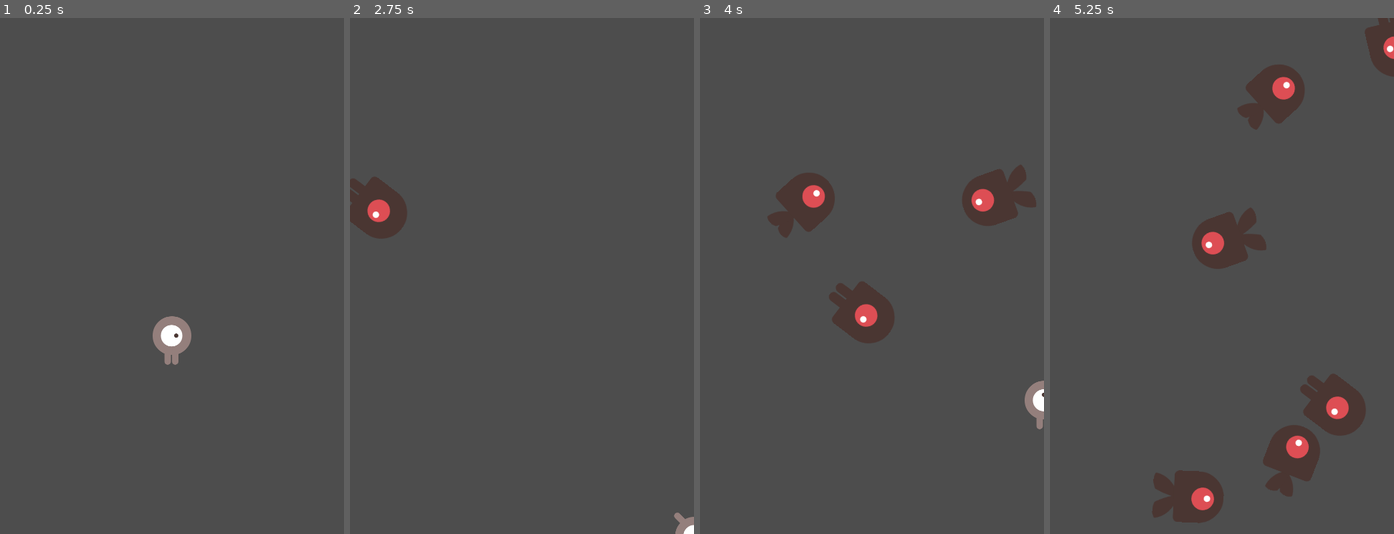
Above: before the commit, frames 1-4 (left to right).
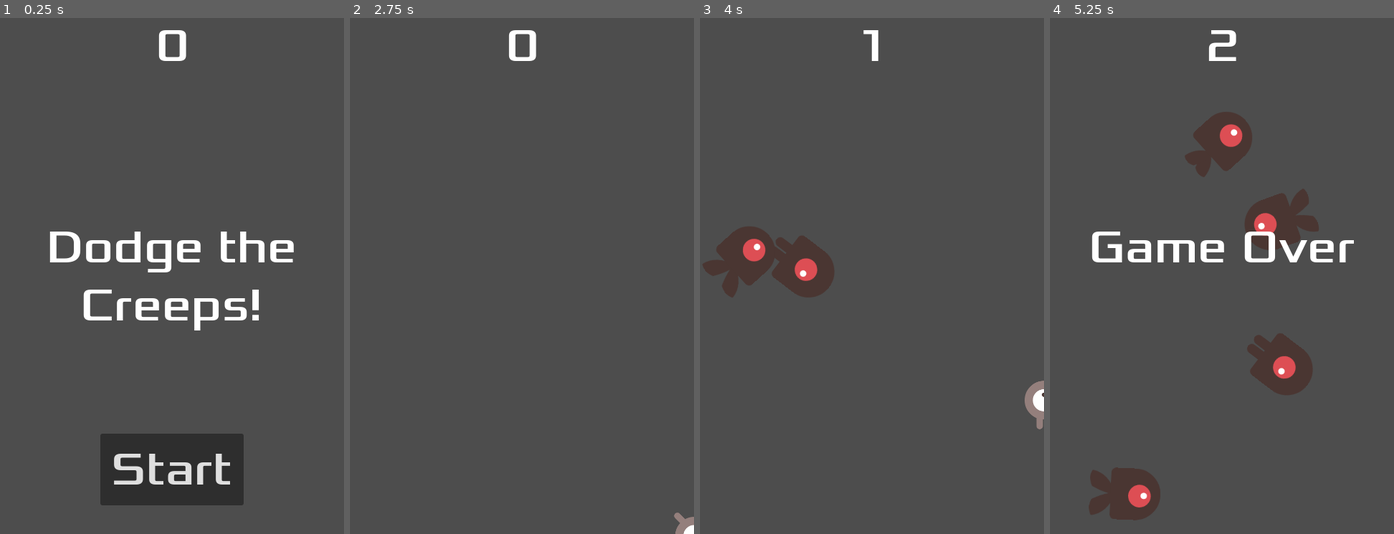
Above: after the commit, the same moments.

Repository: Yabby1997/MyFirst2DGame
Game: Godot game, scene res://Scenes/Main.tscn
The game is run twice, just before and just after one commit, with the same random seed, the same clock (stepped at 60 frames per second) and the same inputs.
Inputs (mouse positions are in pixels of both pictures, inside the frame that each line leads up to):
- Up to frame 1 (0.25 s): no input
- Up to frame 2 (2.75 s): click (522, 472) at 0.5 s, where only the run after the commit has a clickable "Start"; tap Enter at 1.25 s; hold Right (move_right) 1.28-2.03 s; hold Down (move_down) from 2.03 s (still down)
- Up to frame 3 (4 s): release Down (move_down) at 2.78 s; hold Right (move_right) 2.78-3.53 s; hold Up (move_up) from 3.53 s (still down)
- Up to frame 4 (5.25 s): release Up (move_up) at 4.28 s; hold Left (move_left) from 4.28 s (still down)

The runs differ from the first frame. In frame 1, 9.7% of the frame differs, in the area x 14-86%, y 2-95%; in frame 2, 1.8%; in frame 3, 7.9%; in frame 4, 16%, in the area x 11-100%, y 0-98%.

Commit message:
Intergrate Main with UI and Player

Diff:
--- a/Scenes/Main.tscn
+++ b/Scenes/Main.tscn
@@ -1,8 +1,9 @@
-[gd_scene load_steps=5 format=3 uid="uid://bkcmw7t0tedx5"]
+[gd_scene load_steps=6 format=3 uid="uid://bkcmw7t0tedx5"]
 
 [ext_resource type="Script" path="res://Scripts/Main.gd" id="1_vepve"]
 [ext_resource type="PackedScene" uid="uid://clxetglisfcxw" path="res://Scenes/Mob.tscn" id="2_i6iqi"]
 [ext_resource type="PackedScene" uid="uid://b03rh7bmpdulk" path="res://Scenes/Player.tscn" id="3_2eq4l"]
+[ext_resource type="PackedScene" uid="uid://davfpows52pj1" path="res://Scenes/UI.tscn" id="4_dokva"]
 
 [sub_resource type="Curve2D" id="Curve2D_saqcp"]
 _data = {
@@ -15,6 +16,8 @@
 mob_scene = ExtResource("2_i6iqi")
 
 [node name="Player" parent="." instance=ExtResource("3_2eq4l")]
+
+[node name="UI" parent="." instance=ExtResource("4_dokva")]
 
 [node name="MobTimer" type="Timer" parent="."]
 wait_time = 0.5
@@ -35,6 +38,7 @@
 position = Vector2(-0.0860596, 0)
 
 [connection signal="hit" from="Player" to="." method="_on_player_hit"]
+[connection signal="start_game" from="UI" to="." method="_on_ui_start_game"]
 [connection signal="timeout" from="MobTimer" to="." method="_on_mob_timer_timeout"]
 [connection signal="timeout" from="ScoreTimer" to="." method="_on_score_timer_timeout"]
 [connection signal="timeout" from="StartTimer" to="." method="_on_start_timer_timeout"]
--- a/Scenes/Mob.tscn
+++ b/Scenes/Mob.tscn
@@ -48,7 +48,7 @@
 radius = 36.0
 height = 100.0
 
-[node name="Mob" type="RigidBody2D"]
+[node name="Mob" type="RigidBody2D" groups=["mobs"]]
 collision_mask = 0
 gravity_scale = 0.0
 script = ExtResource("1_imnqc")
--- a/Scenes/Player.tscn
+++ b/Scenes/Player.tscn
@@ -36,6 +36,7 @@
 height = 68.0
 
 [node name="Player" type="Area2D"]
+visible = false
 script = ExtResource("1_yyjir")
 metadata/_edit_group_ = true
 
--- /dev/null
+++ b/Scenes/UI.tscn
@@ -0,0 +1,60 @@
+[gd_scene load_steps=3 format=3 uid="uid://davfpows52pj1"]
+
+[ext_resource type="Script" path="res://Scripts/UI.gd" id="1_bbrac"]
+[ext_resource type="FontFile" uid="uid://dkbn2o374538r" path="res://fonts/Xolonium-Regular.ttf" id="2_8kd3w"]
+
+[node name="UI" type="CanvasLayer"]
+script = ExtResource("1_bbrac")
+
+[node name="ScoreLabel" type="Label" parent="."]
+anchors_preset = 5
+anchor_left = 0.5
+anchor_right = 0.5
+offset_left = -22.5
+offset_right = 22.5
+offset_bottom = 78.0
+grow_horizontal = 2
+theme_override_fonts/font = ExtResource("2_8kd3w")
+theme_override_font_sizes/font_size = 64
+text = "0"
+
+[node name="MessageTimer" type="Timer" parent="."]
+wait_time = 2.0
+one_shot = true
+
+[node name="MessageLabel" type="Label" parent="."]
+anchors_preset = 8
+anchor_left = 0.5
+anchor_top = 0.5
+anchor_right = 0.5
+anchor_bottom = 0.5
+offset_left = -240.0
+offset_top = -79.5
+offset_right = 240.0
+offset_bottom = 79.5
+grow_horizontal = 2
+grow_vertical = 2
+theme_override_fonts/font = ExtResource("2_8kd3w")
+theme_override_font_sizes/font_size = 64
+text = "Dodge the Creeps!"
+horizontal_alignment = 1
+autowrap_mode = 2
+
+[node name="StartButton" type="Button" parent="."]
+anchors_preset = 7
+anchor_left = 0.5
+anchor_top = 1.0
+anchor_right = 0.5
+anchor_bottom = 1.0
+offset_left = -100.0
+offset_top = -140.0
+offset_right = 100.0
+offset_bottom = -40.0
+grow_horizontal = 2
+grow_vertical = 0
+theme_override_fonts/font = ExtResource("2_8kd3w")
+theme_override_font_sizes/font_size = 64
+text = "Start"
+
+[connection signal="timeout" from="MessageTimer" to="." method="_on_message_timer_timeout"]
+[connection signal="pressed" from="StartButton" to="." method="_on_start_button_pressed"]
--- a/Scripts/Main.gd
+++ b/Scripts/Main.gd
@@ -4,10 +4,13 @@
 var score = 0
 
 func _ready() -> void:
-	new_game()
+	pass
 
 func _process(delta: float) -> void:
 	pass
+
+func _on_ui_start_game() -> void:
+	new_game()
 
 func _on_start_timer_timeout() -> void:
 	$MobTimer.start()
@@ -15,15 +18,19 @@
 
 func _on_score_timer_timeout() -> void:
 	score += 1
+	$UI.update_score(score)
 
 func _on_mob_timer_timeout() -> void:
 	spawn_mob()
 
 func _on_player_hit() -> void:
-	print("HIT")
+	$UI.game_over()
+	game_over()
 
 func new_game():
+	get_tree().call_group("mobs", "queue_free")
 	score = 0
+	$UI.update_score(score)
 	$Player.start($StartPosition.position)
 	$StartTimer.start()
 
--- /dev/null
+++ b/Scripts/UI.gd
@@ -0,0 +1,26 @@
+extends CanvasLayer
+
+signal start_game
+
+func _ready() -> void:
+	pass
+
+func _process(delta: float) -> void:
+	pass
+
+func _on_start_button_pressed() -> void:
+	$MessageLabel.hide()
+	$StartButton.hide()
+	start_game.emit()
+
+func update_score(score):
+	$ScoreLabel.text = str(score)
+
+func game_over():
+	$MessageLabel.text = "Game Over"
+	$MessageLabel.show()
+	$MessageTimer.start()
+	await $MessageTimer.timeout
+	$MessageLabel.text = "Dodge the Creeps!"
+	await get_tree().create_timer(1.0).timeout
+	$StartButton.show()
